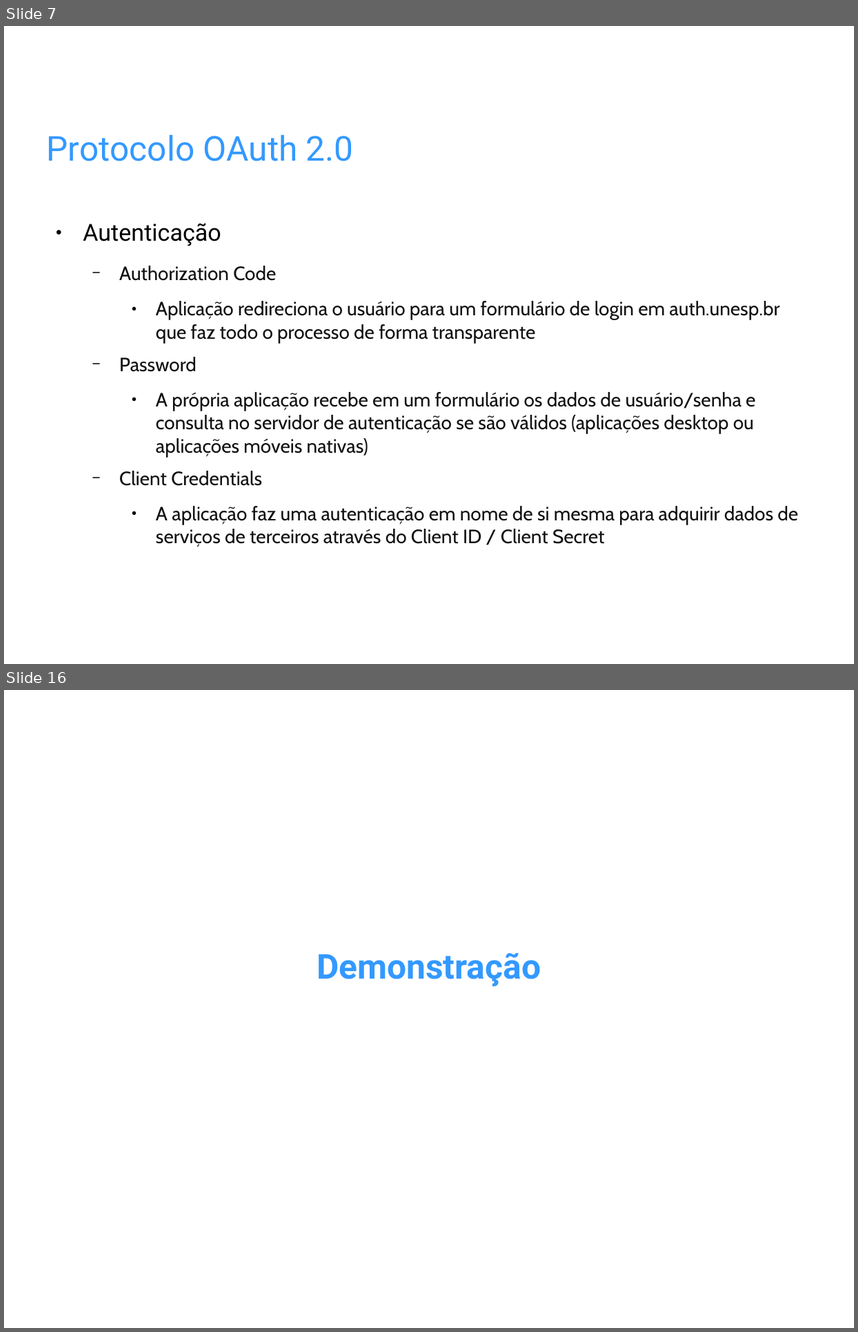
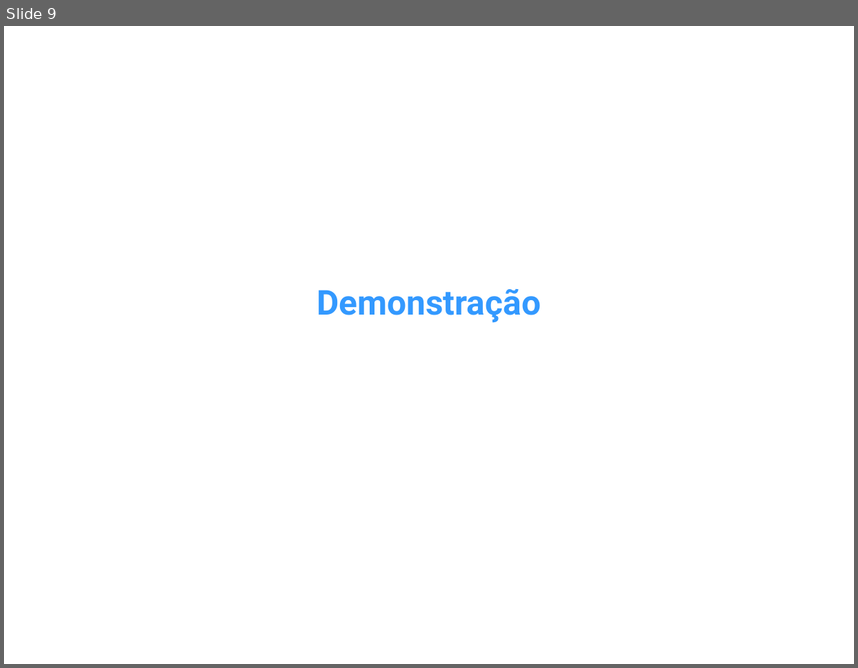
Before and after one commit to amoraes/spring-boot-unesp, a slide deck: etc/Apresentacao-InfoUnesp2016.odp. Shown one above the other, each under a label of ours: slides 7 and 16 before the commit, slide 9 after it; the slides between them are not shown. The pictures are 858x1332 and 858x668 pixels, drawn with LibreOffice and Linux fonts; fonts in the diff are those of the drawing; background and template pictures are left out. Boxes give left, top, right and bottom in pixels: in the first picture for what was removed or moved away, otherwise in the second. Text is boxed around its words. In the diff, an @@ line names an element or a change of style, - is before the commit and + after.

```diff
--- a/etc/Apresentacao-InfoUnesp2016.odp
+++ b/etc/Apresentacao-InfoUnesp2016.odp
@@ slide 7 removed at bbox=[4, 26, 854, 664], background picture (left out) @@
@@ title removed at bbox=[47, 134, 354, 161] @@
-Protocolo OAuth 2.0
@@ text removed at bbox=[83, 223, 798, 547] @@
-● Autenticação
-  − Authorization Code
-    ● Aplicação redireciona o usuário para um formulário de login em auth.unesp.br que faz todo o processo de forma transparente
-  − Password
-    ● A própria aplicação recebe em um formulário os dados de usuário/senha e consulta no servidor de autenticação se são válidos (aplicações desktop ou aplicações móveis nativas)
-  − Client Credentials
-    ● A aplicação faz uma autenticação em nome de si mesma para adquirir dados de serviços de terceiros através do Client ID / Client Secret
@@ what was slide 16 is now slide 9 @@
```
Also in this commit, not shown: 1 slide changed, 7 slides added, 13 other slides removed.
